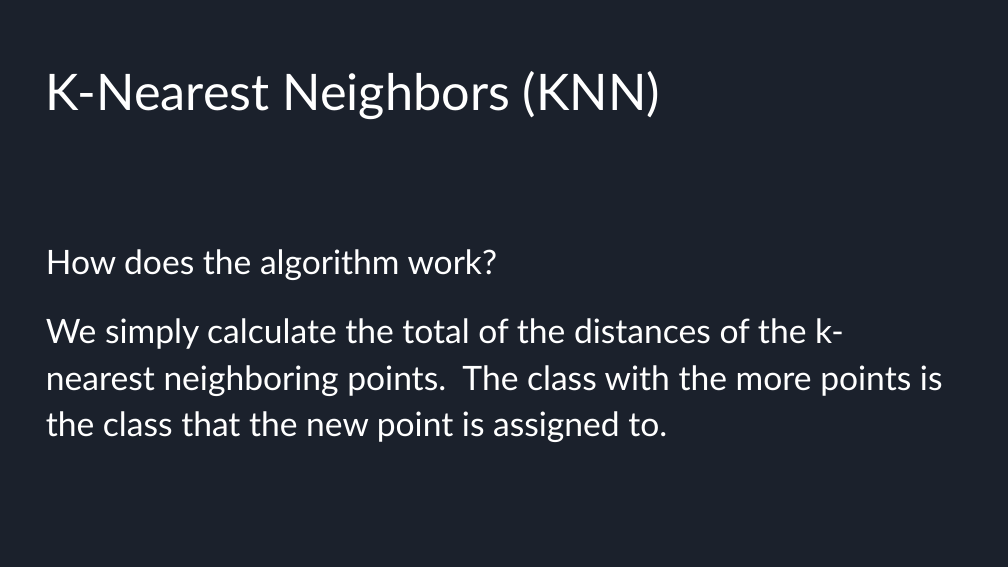
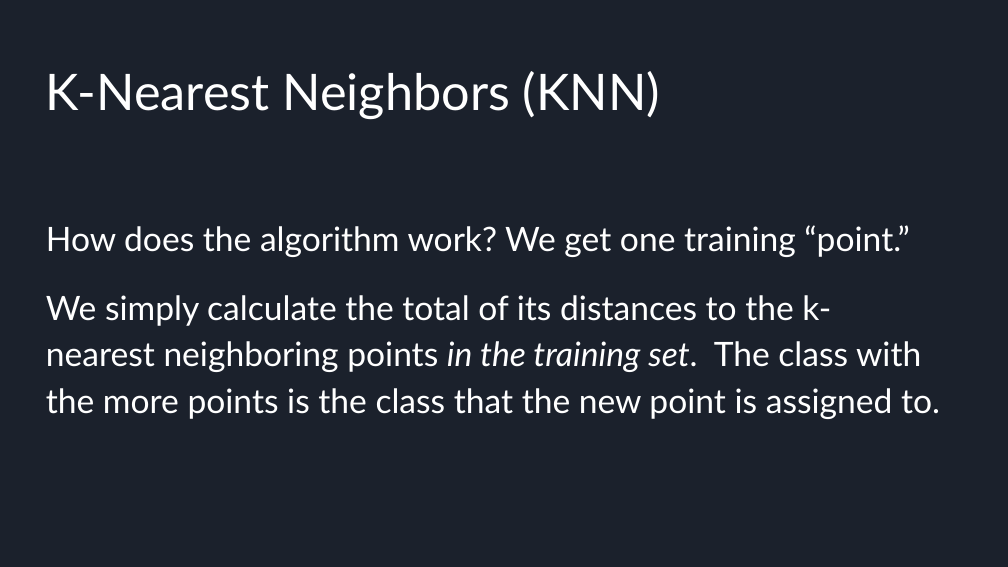
Before and after one commit to Teknowledge/Curriculum, a slide deck: slide 18 of machine_learning_curriculum/3.1 K Nearest Neighbors 1/3.1 K Nearest Neighbors.pptx. Drawn at 1008x567 pixels with LibreOffice and Linux fonts; fonts in the diff are those of the drawing. Boxes give left, top, right and bottom in pixels: in the first picture for what was removed or moved away, otherwise in the second. Text is boxed around its words. In the diff, an @@ line names an element or a change of style, - is before the commit and + after.

```diff
--- a/machine_learning_curriculum/3.1 K Nearest Neighbors 1/3.1 K Nearest Neighbors.pptx
+++ b/machine_learning_curriculum/3.1 K Nearest Neighbors 1/3.1 K Nearest Neighbors.pptx
@@ text at [46,225,940,419]: text changed @@
-How does the algorithm work?
-We simply calculate the total of the distances of the k- nearest neighboring points. The class with the more points is the class that the new point is assigned to.
+How does the algorithm work? We get one training “point.”
+We simply calculate the total of its distances to the k- nearest neighboring points in the training set. The class with the more points is the class that the new point is assigned to.
```
Also in this commit, not shown: 2 other slides changed, 4 slides added, 7 other files.
